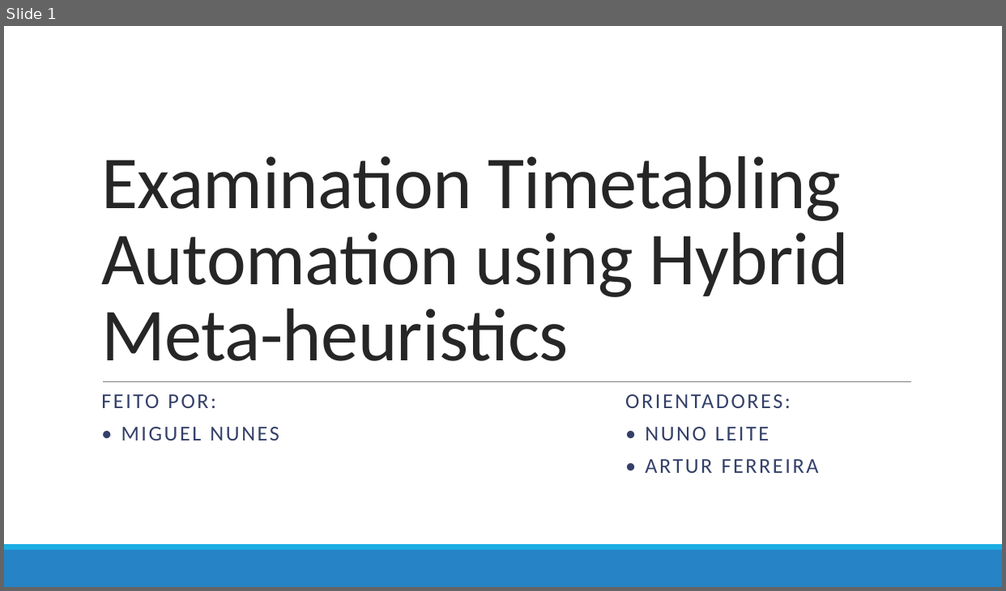
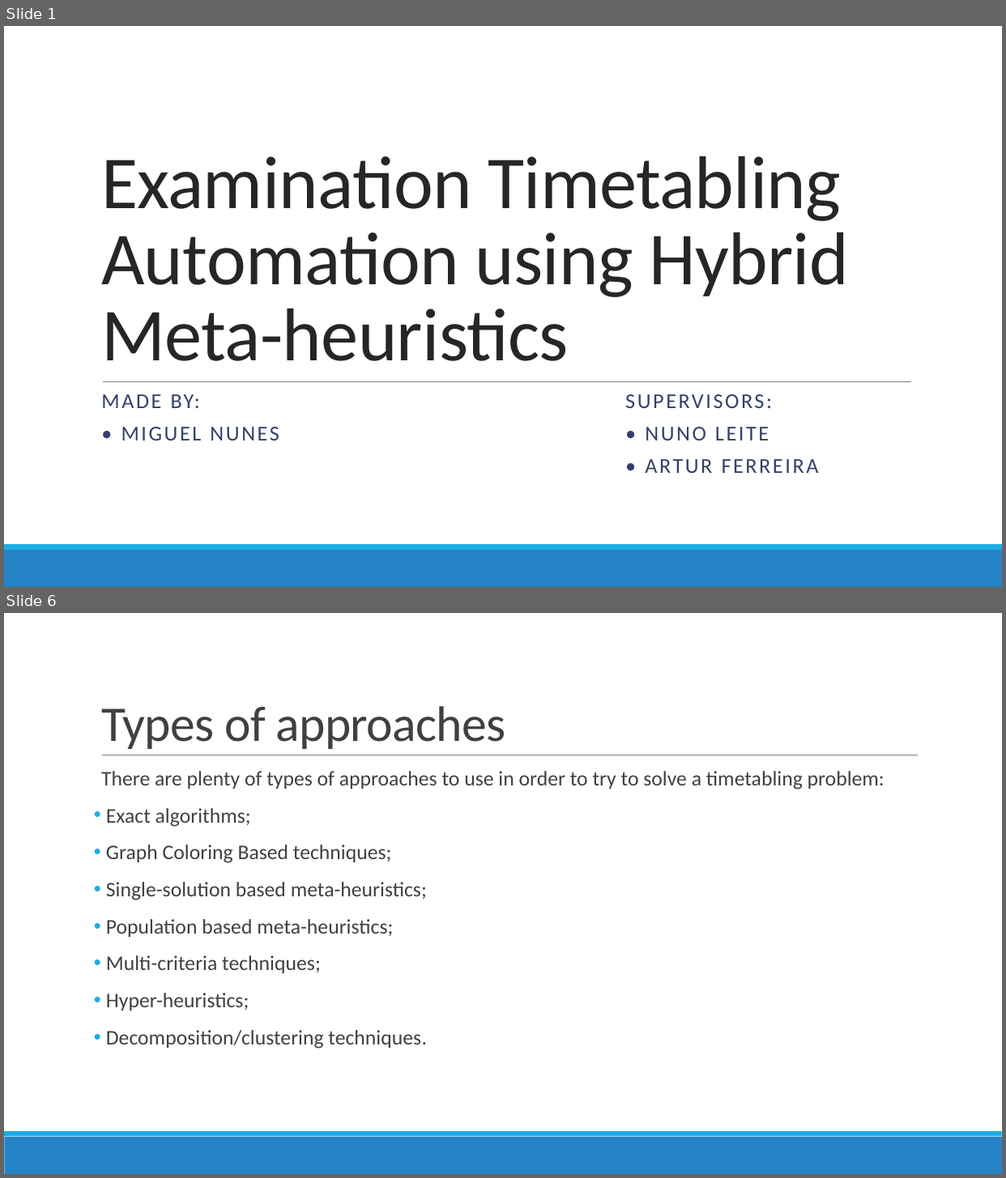
Before and after one commit to devilsdante/isel-examtimetabling-2014-2015, a slide deck: doc/Apresentação Oral/Examination Timetabling Automation using Hybrid Meta-heuristics.pptx. Shown one above the other, each under a label of ours: slide 1 before the commit, slides 1 and 6 after it; the slides between them are not shown. The pictures are 1006x591 and 1006x1178 pixels, drawn with LibreOffice and Linux fonts; fonts in the diff are those of the drawing. Boxes give left, top, right and bottom in pixels: in the first picture for what was removed or moved away, otherwise in the second. Text is boxed around its words. In the diff, an @@ line names an element or a change of style, - is before the commit and + after.

```diff
--- a/doc/Apresentação Oral/Examination Timetabling Automation using Hybrid Meta-heuristics.pptx
+++ b/doc/Apresentação Oral/Examination Timetabling Automation using Hybrid Meta-heuristics.pptx
@@ slide 6 added at <box>4,613,1002,1174</box>, background #FFFFFF; not listed: 2 template elements that a slide beside it also shows @@
@@ title added at <box>101,706,506,749</box>, 48 pt, text #404040 @@
+Types of approaches
@@ line added from (102, 756) to (918, 756), #808080 0.5 pt @@
@@ text added at <box>101,771,884,1049</box>, 20 pt, text #404040 @@
+  There are plenty of types of approaches to use in order to try to solve a timetabling problem:
+• Exact algorithms;
+• Graph Coloring Based techniques;
+• Single-solution based meta-heuristics;
+• Population based meta-heuristics;
+• Multi-criteria techniques;
+• Hyper-heuristics;
+• Decomposition/clustering techniques.
@@ slide 1 changed as well @@
@@ subtitle at <box>101,395,772,408</box>: text changed @@
-FEITO POR: ORIENTADORES:
+MADE BY: SUPERVISORS:
```
Also in this commit, not shown: 2 other slides changed, 8 other slides added, 2 slides removed.
